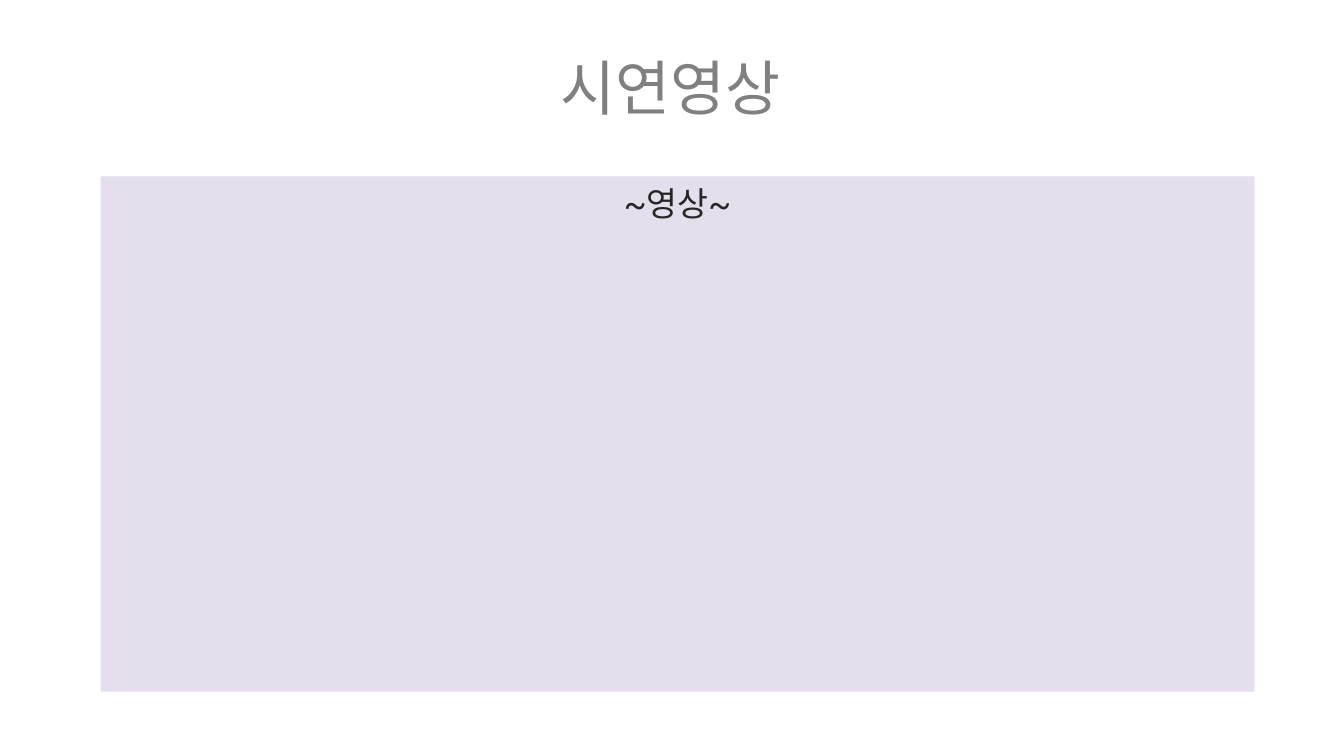
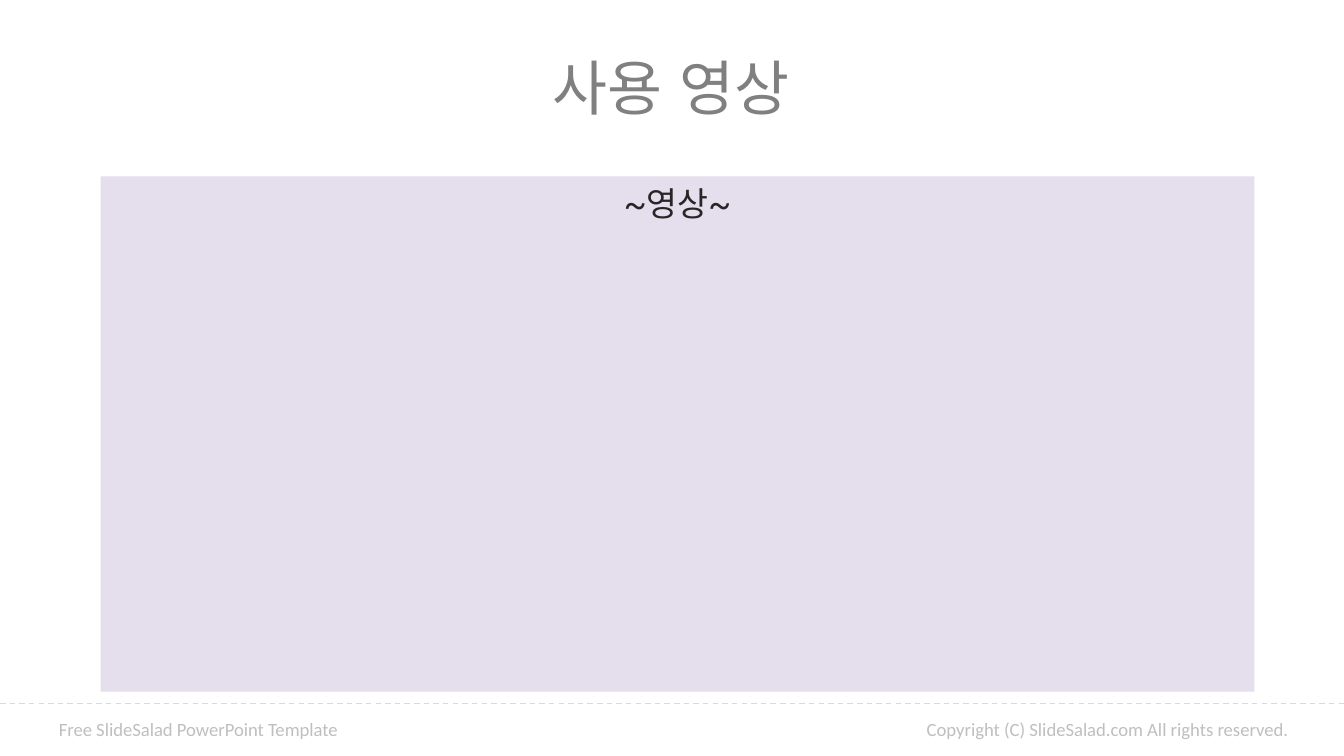
Before and after one commit to ptyoiy/ARwork, a slide deck: slide 16 of 호남-발표자료.pptx (slide 15 before the commit). Drawn at 1344x756 pixels with LibreOffice and Linux fonts; fonts in the diff are those of the drawing; background and template pictures are left out. Boxes give left, top, right and bottom in pixels: in the first picture for what was removed or moved away, otherwise in the second. Text is boxed around its words. In the diff, an @@ line names an element or a change of style, - is before the commit and + after.

```diff
--- a/호남-발표자료.pptx
+++ b/호남-발표자료.pptx
@@ title at <box>553,60,789,115</box>: text changed @@
-시연영상
+사용 영상
@@ line added from (0, 703) to (1344, 703), #D9D9D9 0.75 pt dashed @@
@@ text added at <box>59,723,338,739</box>, 10 pt, text #BFBFBF @@
+Free SlideSalad PowerPoint Template
@@ text added at <box>927,723,1289,739</box>, 10 pt, text #BFBFBF @@
+Copyright (C) SlideSalad.com All rights reserved.
```
Also in this commit, not shown: 11 other slides changed, 3 slides added, 1 slide removed, 1 other file.
